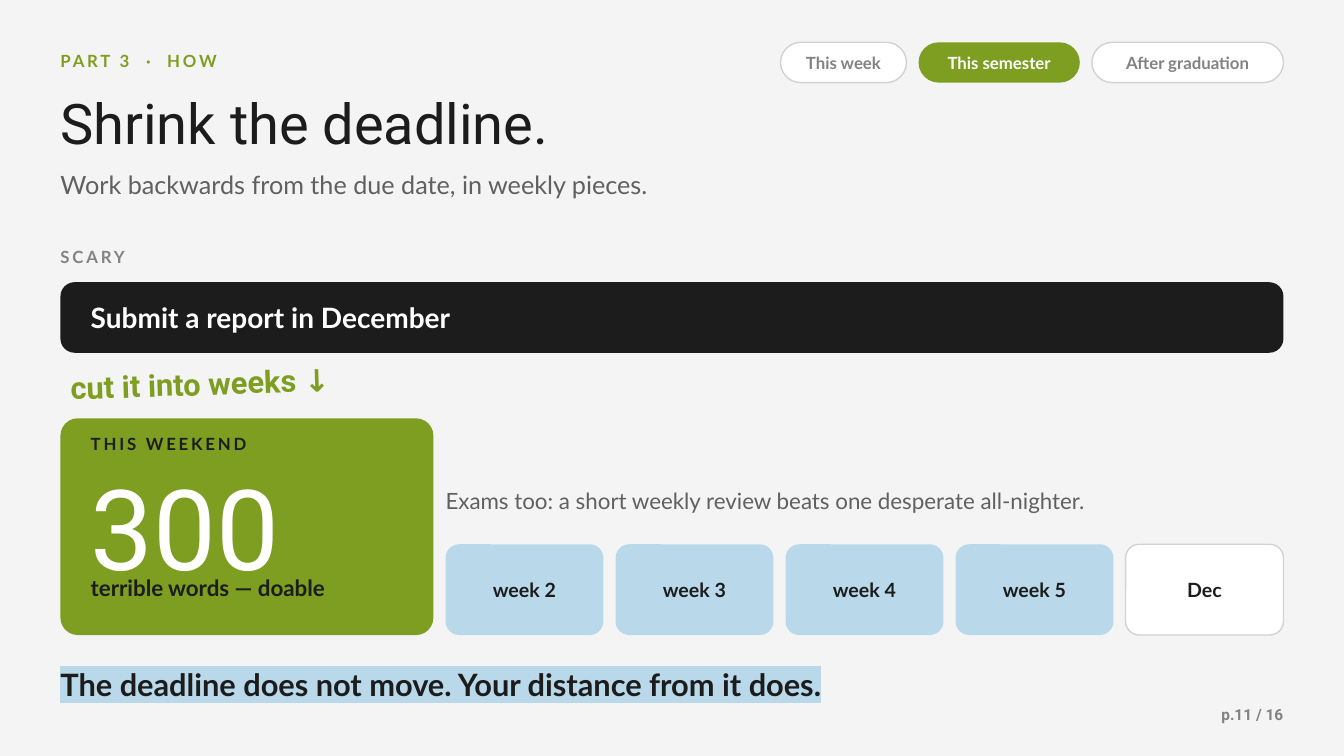
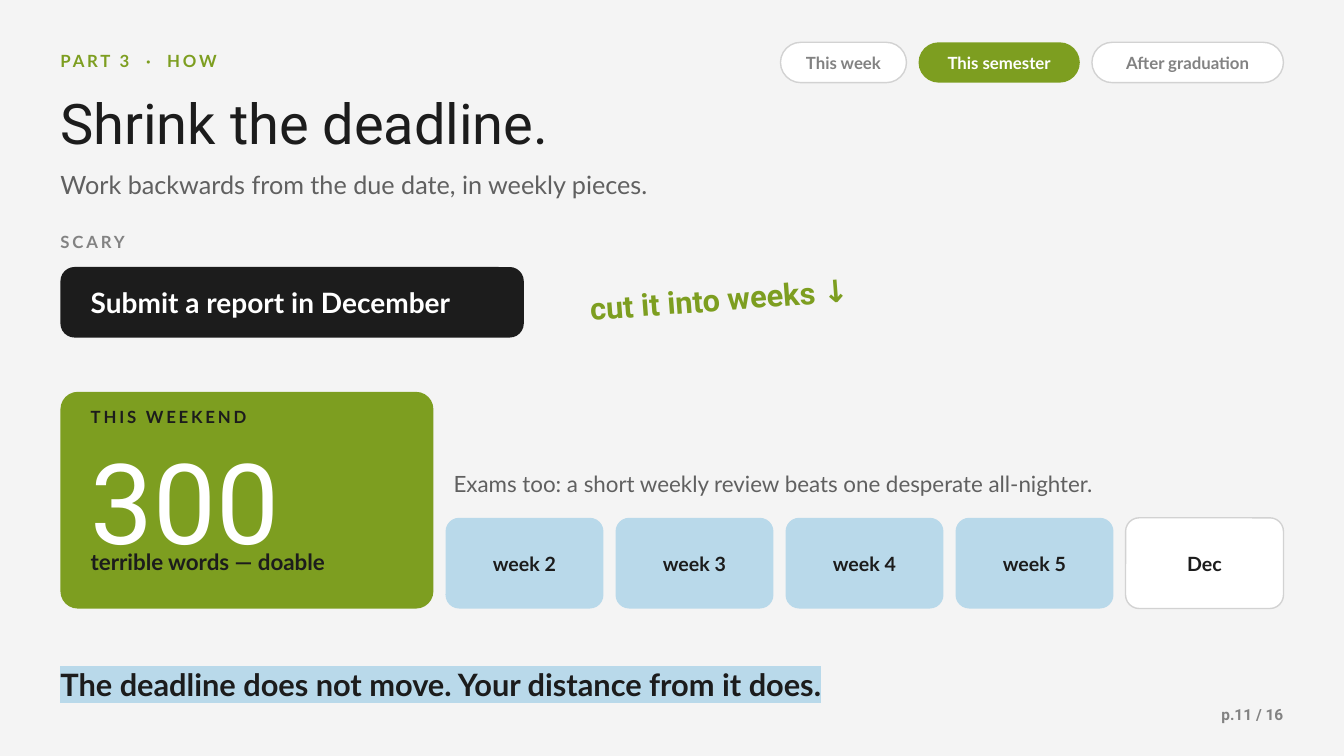
Before and after one commit to Kyson-CCHEN/English-presentation, a slide deck: slide 11 of Planning_Is_the_Pressure.pptx. Drawn at 1344x756 pixels with LibreOffice and Linux fonts; fonts in the diff are those of the drawing; background and template pictures are left out. Boxes give left, top, right and bottom in pixels: in the first picture for what was removed or moved away, otherwise in the second. Text is boxed around its words. In the diff, an @@ line names an element or a change of style, - is before the commit and + after.

```diff
--- a/Planning_Is_the_Pressure.pptx
+++ b/Planning_Is_the_Pressure.pptx
@@ text "SCARY": place and size @@
-text "SCARY" at bbox=[60, 251, 124, 263]
+text "SCARY" at bbox=[60, 236, 124, 248]
@@ rounded rectangle: place and size @@
-rounded rectangle at bbox=[60, 282, 1284, 353]
+rounded rectangle at bbox=[60, 267, 524, 338]
@@ text "Submit a report in December": place and size @@
-text "Submit a report in December" at bbox=[91, 307, 450, 333]
+text "Submit a report in December" at bbox=[91, 292, 450, 318]
@@ text "cut it into weeks ↓": place and size @@
-text "cut it into weeks ↓" at bbox=[71, 369, 297, 399]
+text "cut it into weeks ↓" at bbox=[591, 291, 721, 320]
@@ text "cut it into weeks ↓" at bbox=[591, 291, 721, 320]: rotation 358 to 355 degrees @@
@@ text "Exams too: a short weekly ...": place and size @@
-text "Exams too: a short weekly ..." at bbox=[446, 492, 1085, 513]
+text "Exams too: a short weekly ..." at bbox=[454, 475, 1093, 496]
@@ 8 texts, 6 rounded rectangles: place and size @@
-8 texts, 6 rounded rectangles at bbox=[60, 418, 1285, 635]
+8 texts, 6 rounded rectangles at bbox=[60, 392, 1285, 609]
```
Also in this commit, not shown: 8 other slides changed.
